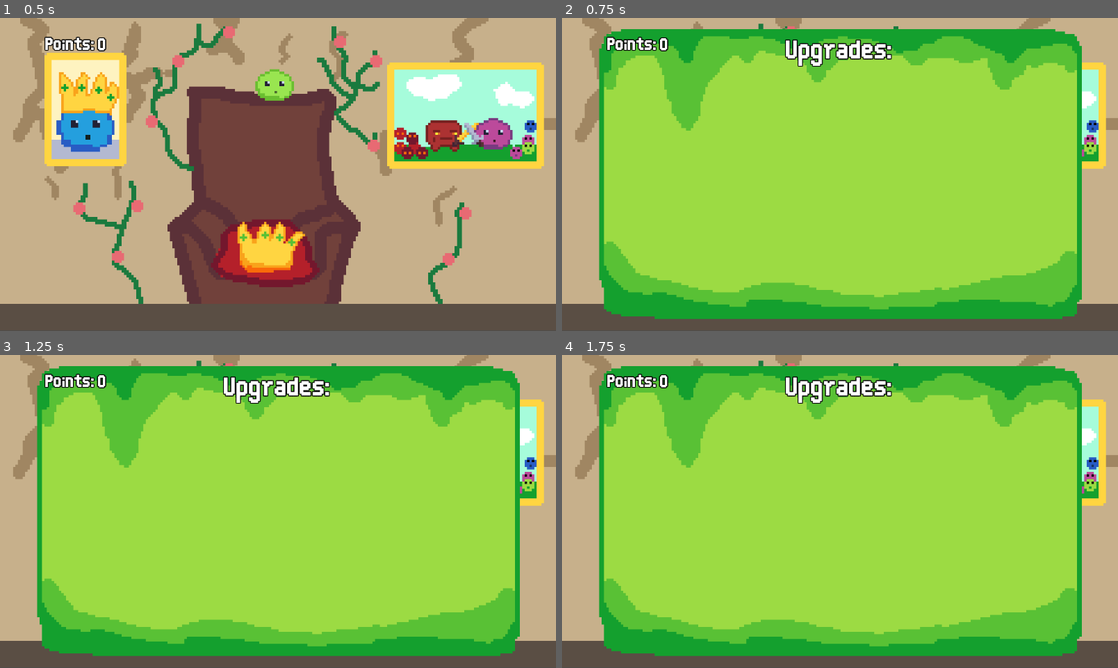
Above: before the commit, frames 1-4 (two rows, left to right).
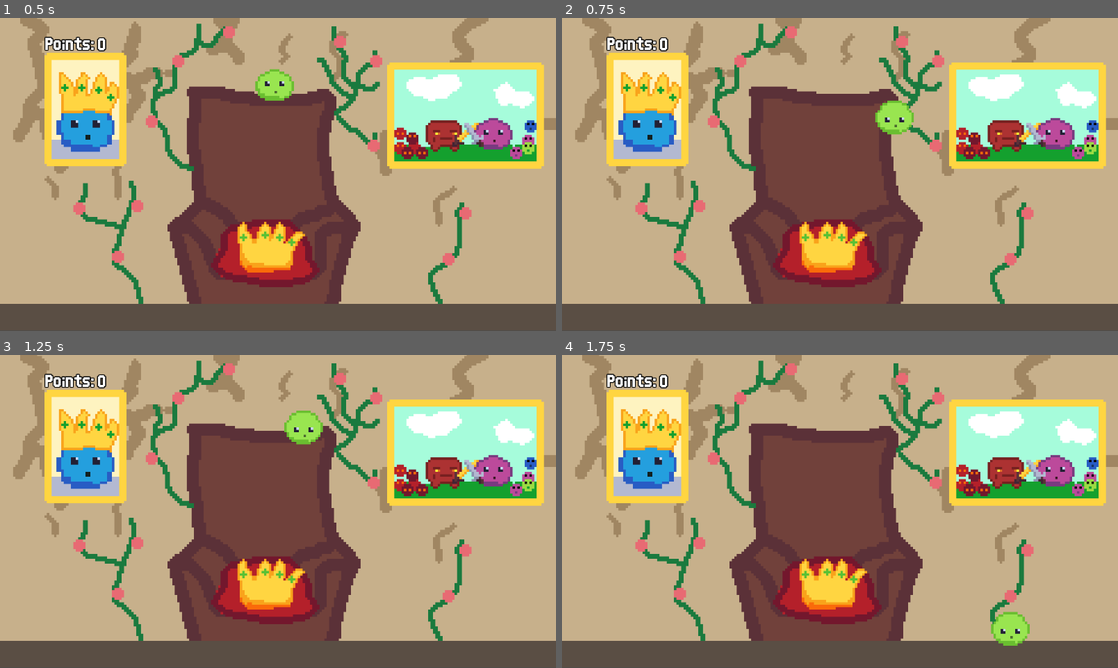
Above: after the commit, the same moments.

Repository: gnampfkuchen-oss/King-of-Blob
Game: Godot game, scene res://Scenes/main.tscn
Same seed, same stepped clock (60 frames per second), same inputs: the game is played once before the commit and once after it.
Inputs:
- Up to frame 1 (0.5 s): no input
- Up to frame 2 (0.75 s): tap Enter at 0.5 s; hold Right (right) from 0.53 s (still down); tap Tab (upgrades) at 0.6 s
- Up to frame 3 (1.25 s): keep holding Right (right); tap Tab (upgrades) at 0.77, 1.07 s
- Up to frame 4 (1.75 s): keep holding Right (right); tap Tab (upgrades) at 1.35, 1.52 s

Frame 1 is identical in both runs. In frame 2, 79% of the frame differs, in the area x 6-94%, y 3-97%; in frame 3, 79%; in frame 4, 80%.

Commit message:
Added

Diff:
--- a/new-game-project/Scripts/main.gd
+++ b/new-game-project/Scripts/main.gd
@@ -13,7 +13,7 @@
 # Called every frame. 'delta' is the elapsed time since the previous frame.
 func _process(_delta: float) -> void:
 	$UI/Points/Points.text = str(points)
-	if (points >= 20) and (not spawned):
+	if (points >= 15) and (not spawned):
 		var enemy_instance = BOSS_SCENE.instantiate()
 		enemy_instance.position = Vector2(1000, 600 - 20)
 		add_child(enemy_instance)
--- a/new-game-project/Scripts/ui.gd
+++ b/new-game-project/Scripts/ui.gd
@@ -9,13 +9,14 @@
 
 # Called every frame. 'delta' is the elapsed time since the previous frame.
 func _process(_delta: float) -> void:
-	if Input.is_action_just_pressed("upgrades"):
-		if visible:
-			hide()
-			get_tree().paused = false
-		else:
-			show()
-			get_tree().paused = true
+	pass
+	#if Input.is_action_just_pressed("upgrades"):
+	#	if visible:
+	#		hide()
+	#		get_tree().paused = false
+	#	else:
+	#		show()
+	#		get_tree().paused = true
 
 
 func _on_restart_pressed() -> void:
